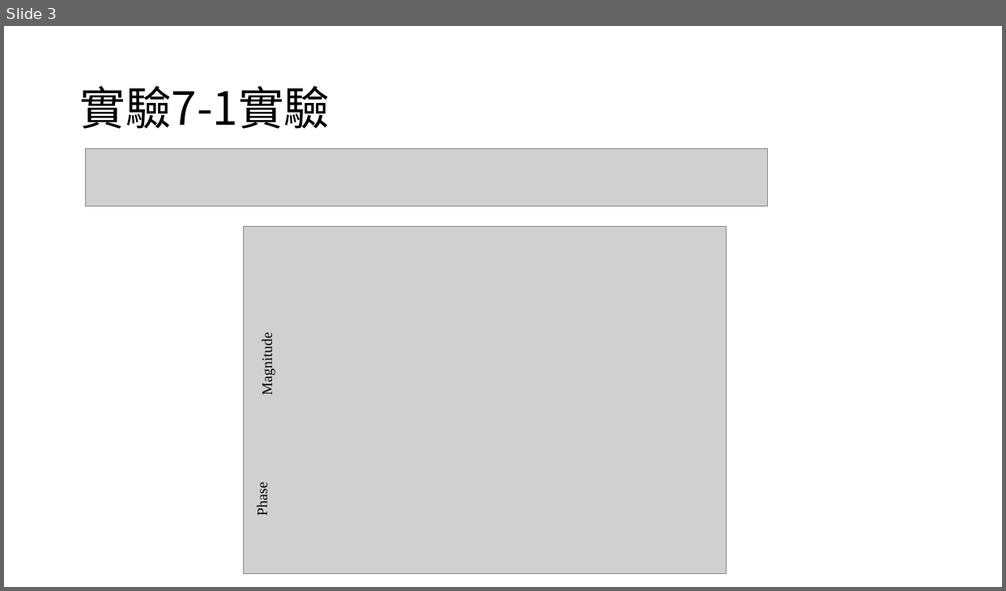
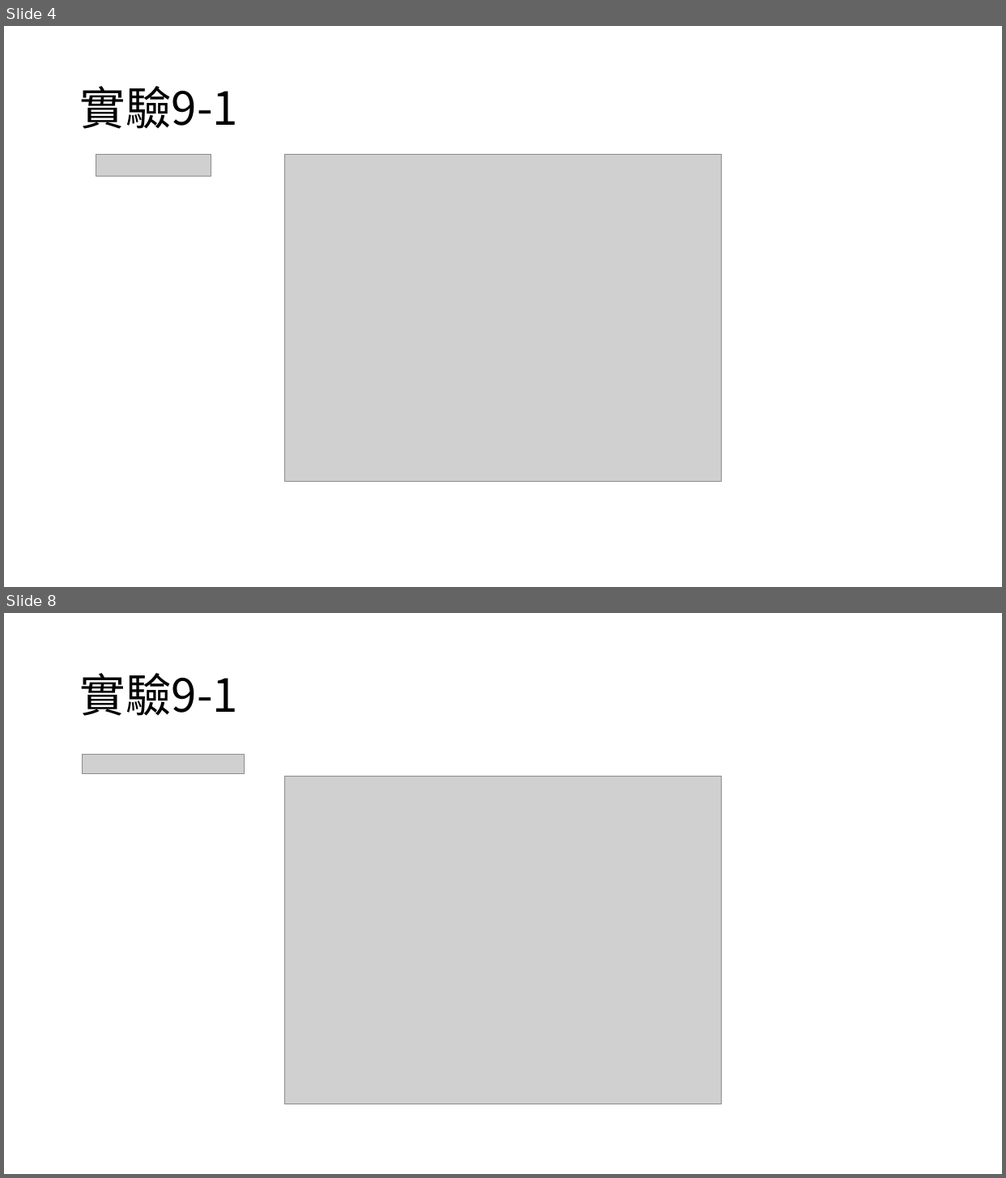
Before and after one commit to yeyi58095/control_lab, a slide deck: 實驗九/presentation/實驗九_第二組_葉彥辰_郭亮佑_蘇昱嘉.pptx. Shown one above the other, each under a label of ours: slide 3 before the commit, slides 4 and 8 after it; the slides between them are not shown. The pictures are 1006x591 and 1006x1178 pixels, drawn with LibreOffice and Linux fonts; fonts in the diff are those of the drawing; grey boxes stand for pictures. Boxes give left, top, right and bottom in pixels: in the first picture for what was removed or moved away, otherwise in the second. Text is boxed around its words. In the diff, an @@ line names an element or a change of style, - is before the commit and + after.

```diff
--- a/實驗九/presentation/實驗九_第二組_葉彥辰_郭亮佑_蘇昱嘉.pptx
+++ b/實驗九/presentation/實驗九_第二組_葉彥辰_郭亮佑_蘇昱嘉.pptx
@@ slide 8 added at [4, 613, 1002, 1174], background #FFFFFF @@
@@ title added at [80, 673, 238, 716], 44 pt, text #000000 @@
+實驗9-1
@@ picture added at [82, 755, 245, 774] @@
@@ picture added at [285, 777, 721, 1105] @@
@@ what was slide 3 is now slide 4 @@
@@ slide 4 changed as well @@
@@ title at [80, 86, 238, 129]: text changed @@
-實驗7-1實驗
+實驗9-1
@@ picture removed at [86, 149, 769, 207] @@
@@ picture added at [96, 154, 211, 177] @@
@@ picture: place and size @@
-picture at [244, 227, 727, 574]
+picture at [285, 154, 721, 482]
@@ text removed at [259, 339, 275, 395] @@
-Magnitude
@@ text removed at [254, 485, 270, 515] @@
-Phase
```
Also in this commit, not shown: 1 other slide changed, 7 other slides added, 6 slides removed, 1 other file.
